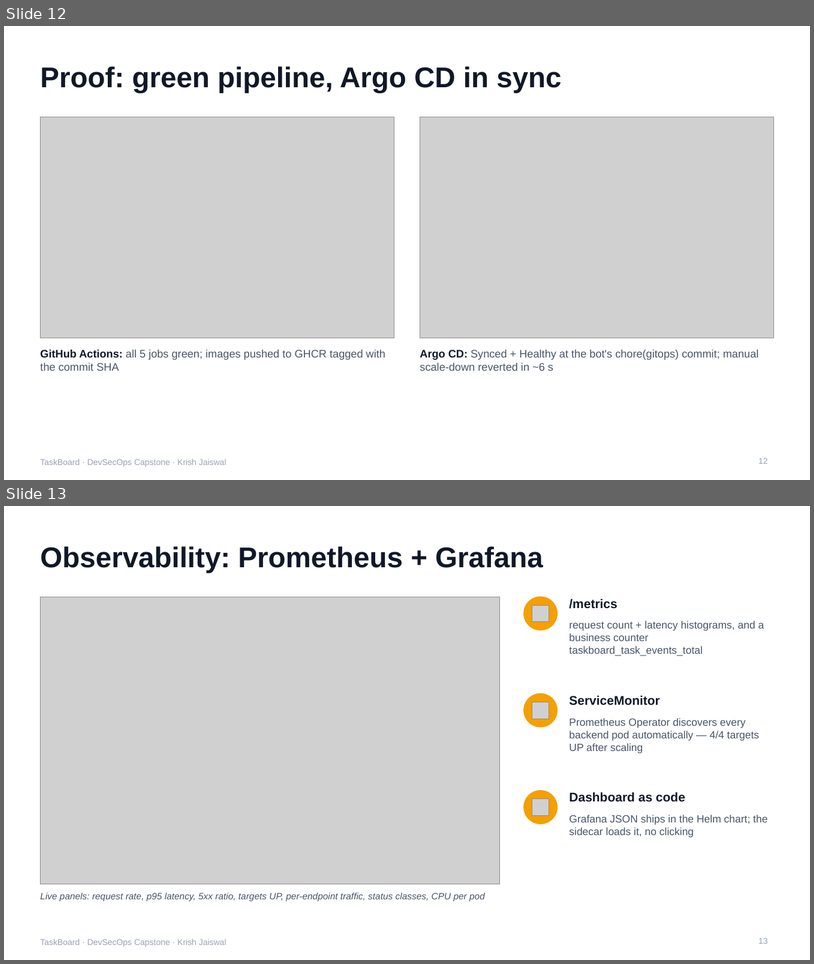
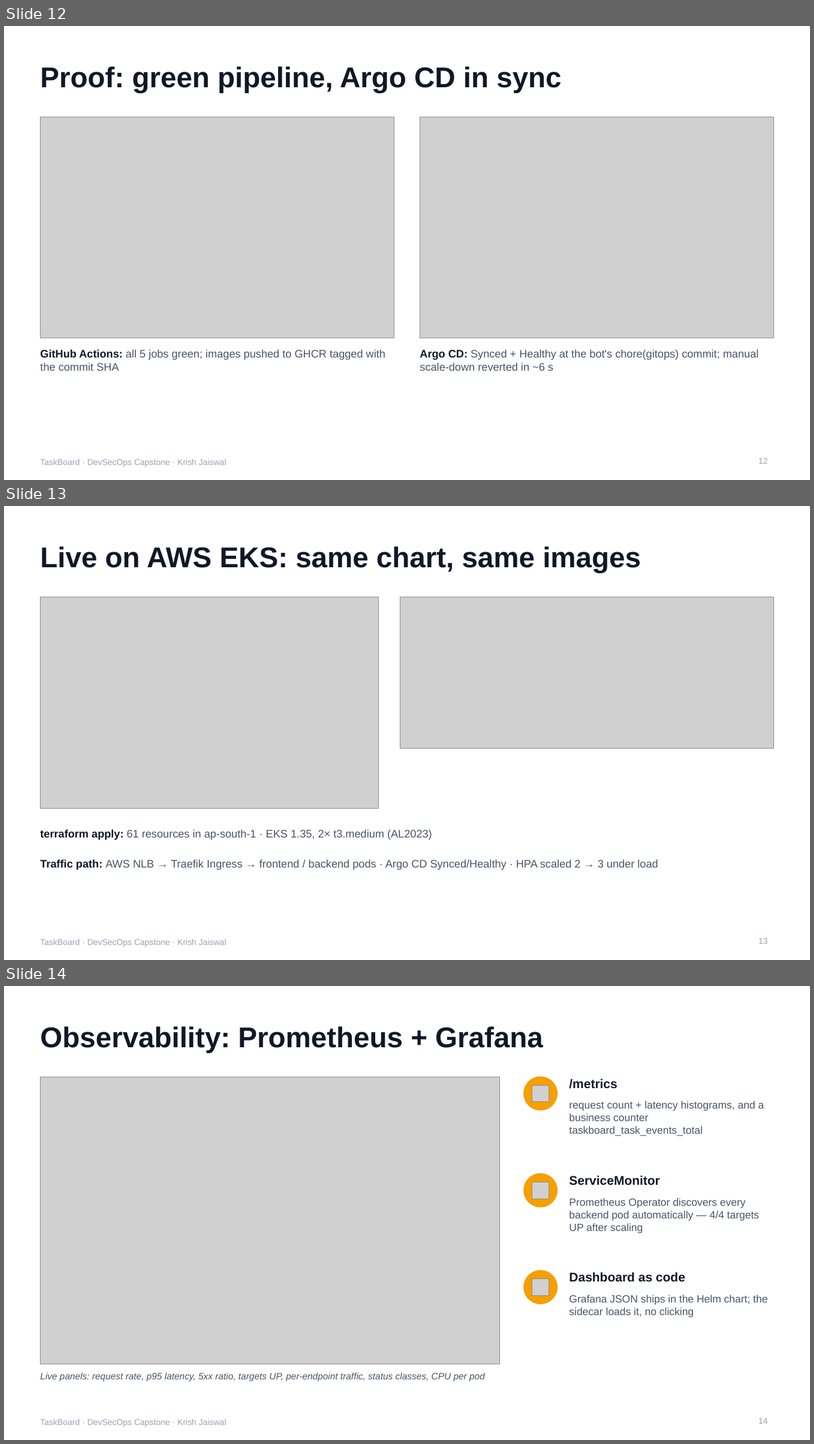
Before and after one commit to venkat1701/devsecops-python, a slide deck: demo/TaskBoard-DevSecOps-Capstone.pptx. Shown one above the other, each under a label of ours: slides 12 and 13 before the commit, slides 12, 13 and 14 after it. The pictures are 814x964 and 814x1444 pixels, drawn with LibreOffice and Linux fonts; fonts in the diff are those of the drawing; grey boxes stand for pictures. Boxes give left, top, right and bottom in pixels: in the first picture for what was removed or moved away, otherwise in the second. Text is boxed around its words. In the diff, an @@ line names an element or a change of style, - is before the commit and + after.

```diff
--- a/demo/TaskBoard-DevSecOps-Capstone.pptx
+++ b/demo/TaskBoard-DevSecOps-Capstone.pptx
@@ slide 13 added at bbox=[4, 506, 810, 960], background #FFFFFF; not listed: 1 template element that a slide beside it also shows @@
@@ title added at bbox=[40, 546, 641, 573], 34 pt, text #101828, bold @@
+Live on AWS EKS: same chart, same images
@@ picture added at bbox=[40, 597, 379, 808] @@
@@ picture added at bbox=[400, 597, 774, 748] @@
@@ text added at bbox=[40, 829, 432, 840], 13 pt, text #475467 @@
+terraform apply: 61 resources in ap-south-1 · EKS 1.35, 2× t3.medium (AL2023)
@@ text added at bbox=[40, 859, 658, 870], 13 pt, text #475467 @@
+Traffic path: AWS NLB → Traefik Ingress → frontend / backend pods · Argo CD Synced/Healthy · HPA scaled 2 → 3 under load
@@ page number added at bbox=[759, 937, 768, 943], 10 pt, text #98A2B3 @@
+13
@@ what was slide 13 is now slide 14 @@
@@ page number at bbox=[759, 1417, 768, 1423]: text changed @@
-13
+14
```
Also in this commit, not shown: 22 other files.
